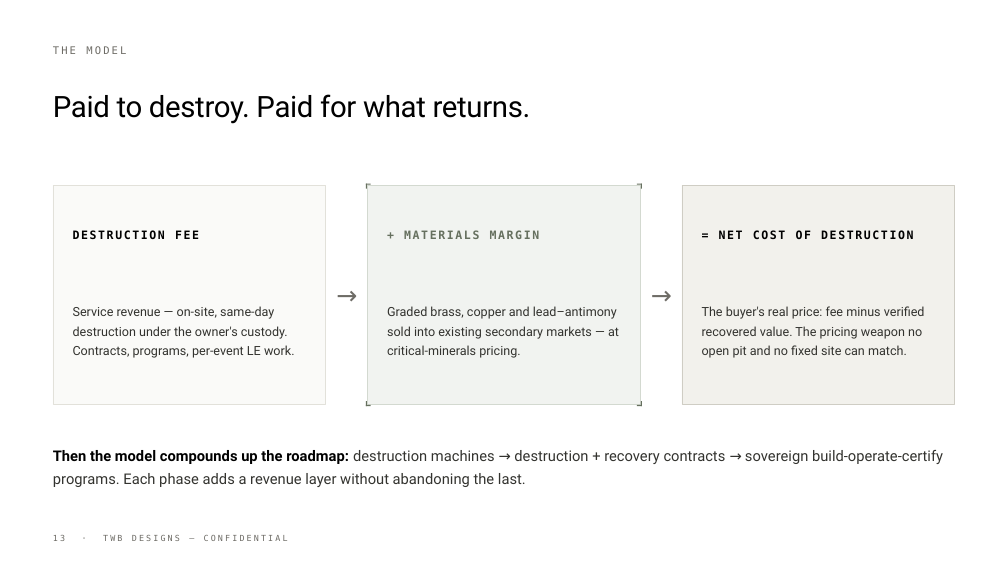
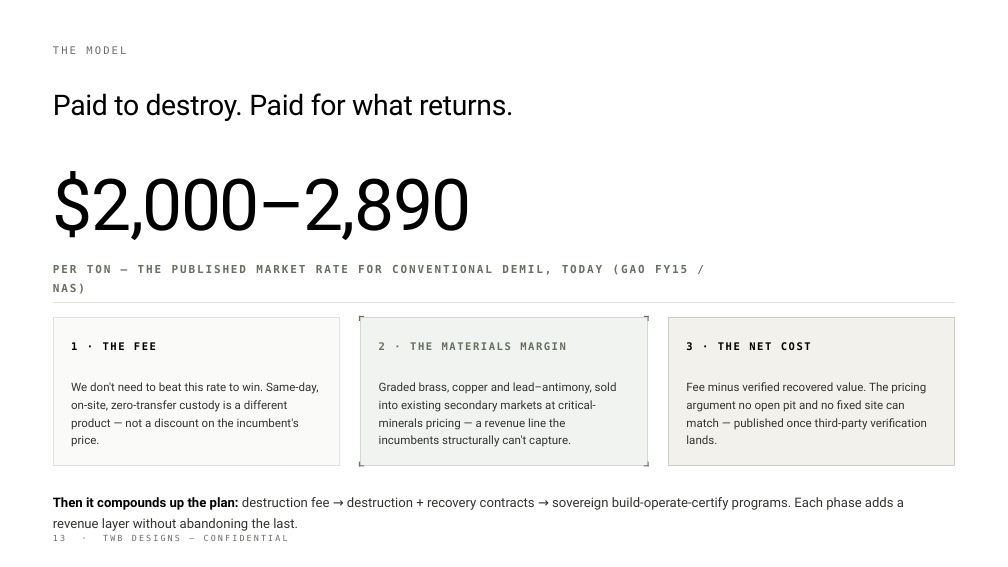
Before and after one commit to tomyouzwyshyn/TWB-Designs, a slide deck: slide 13 of deck/TWB_Investment_Deck.pptx. Drawn at 1008x567 pixels with LibreOffice and Linux fonts; fonts in the diff are those of the drawing. Boxes give left, top, right and bottom in pixels: in the first picture for what was removed or moved away, otherwise in the second. Text is boxed around its words. In the diff, an @@ line names an element or a change of style, - is before the commit and + after.

```diff
--- a/deck/TWB_Investment_Deck.pptx
+++ b/deck/TWB_Investment_Deck.pptx
@@ text "Paid to destroy. Paid for ..." at [53,93,513,121]: size 28 to 27 pt @@
@@ text added at [53,171,472,240], 68 pt, text #000000 @@
+$2,000–2,890
@@ text removed at [73,230,199,239] @@
-DESTRUCTION FEE
@@ text removed at [719,230,913,239] @@
-= NET COST OF DESTRUCTION
@@ text added at [53,264,687,294], 10.5 pt, text #66705F, bold @@
+PER TON — THE PUBLISHED MARKET RATE FOR CONVENTIONAL DEMIL, TODAY (GAO FY15 / NAS)
@@ text removed at [332,272,362,318] @@
-→
@@ text removed at [647,272,677,318] @@
-→
@@ rectangle: place and size @@
-rectangle at [53,185,326,405]
+rectangle at [53,318,340,465]
@@ line added from (53, 302) to (955, 302), #E2E1DA 0.75 pt @@
@@ text removed at [73,306,295,358] @@
-Service revenue — on-site, same-day destruction under the owner's custody. Contracts, programs, per-event LE work.
@@ rectangle: place and size @@
-rectangle at [366,184,371,185]
+rectangle at [359,316,364,317]
@@ rectangle: place and size @@
-rectangle at [366,184,367,189]
+rectangle at [359,316,360,321]
@@ rectangle: place and size @@
-rectangle at [368,185,640,405]
+rectangle at [361,318,647,465]
@@ rectangle: place and size @@
-rectangle at [637,184,643,185]
+rectangle at [644,316,650,317]
@@ rectangle: place and size @@
-rectangle at [641,184,642,189]
+rectangle at [648,316,649,321]
@@ rectangle: place and size @@
-rectangle at [682,185,955,405]
+rectangle at [668,318,955,465]
@@ text added at [71,342,156,350], 10 pt, text #000000, bold @@
+1 · THE FEE
@@ text at [379,342,566,350]: text changed; size 11 to 10 pt @@
-+ MATERIALS MARGIN
+2 · THE MATERIALS MARGIN
@@ text added at [686,342,811,350], 10 pt, text #000000, bold @@
+3 · THE NET COST
@@ text added at [71,382,319,447], 11 pt, text #33332F @@
+We don't need to beat this rate to win. Same-day, on-site, zero-transfer custody is a different product — not a discount on the incumbent's price.
@@ text at [379,382,617,447]: text changed; size 12 to 11 pt @@
-Graded brass, copper and lead–antimony sold into existing secondary markets — at critical-minerals pricing.
+Graded brass, copper and lead–antimony, sold into existing secondary markets at critical-minerals pricing — a revenue line the incumbents structurally can't capture.
@@ text at [686,382,927,444]: text changed; size 12 to 11 pt @@
-The buyer's real price: fee minus verified recovered value. The pricing weapon no open pit and no fixed site can match.
+Fee minus verified recovered value. The pricing argument no open pit and no fixed site can match — published once third-party verification lands.
@@ rectangle: place and size @@
-rectangle at [366,405,371,406]
+rectangle at [359,466,364,467]
@@ rectangle: place and size @@
-rectangle at [366,402,367,407]
+rectangle at [359,462,360,467]
@@ rectangle: place and size @@
-rectangle at [637,405,643,406]
+rectangle at [644,466,650,467]
@@ rectangle: place and size @@
-rectangle at [641,402,642,407]
+rectangle at [648,462,649,467]
@@ text at [53,497,904,531]: text changed; size 14 to 12.5 pt @@
-Then the model compounds up the roadmap: destruction machines → destruction + recovery contracts → sovereign build-operate-certify programs. Each phase adds a revenue layer without abandoning the last.
+Then it compounds up the plan: destruction fee → destruction + recovery contracts → sovereign build-operate-certify programs. Each phase adds a revenue layer without abandoning the last.
```
Also in this commit, not shown: 14 other slides changed.
